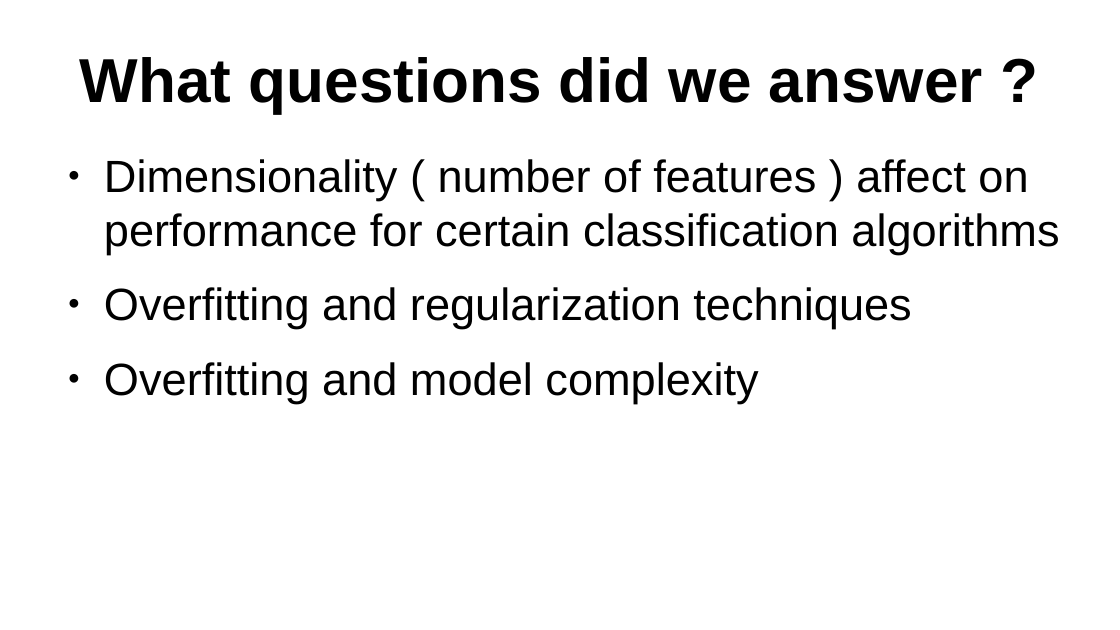
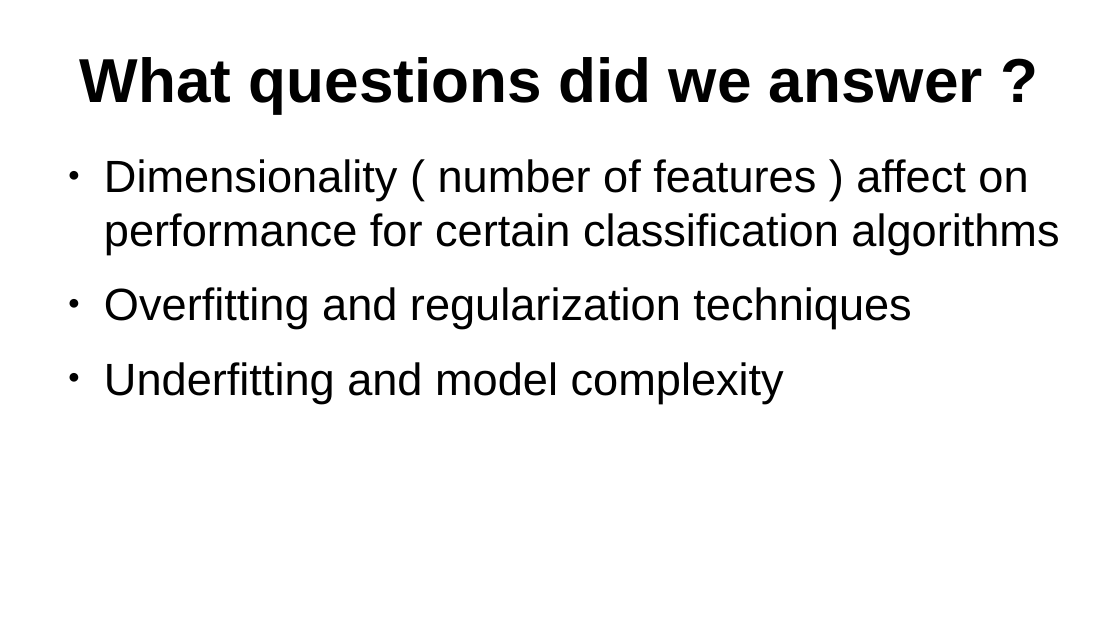
Before and after one commit to whalit/SFML-Project, a slide deck: slide 2 of presentation_Project.odp. Drawn at 1120x630 pixels with LibreOffice and Linux fonts; fonts in the diff are those of the drawing. Boxes give left, top, right and bottom in pixels: in the first picture for what was removed or moved away, otherwise in the second. Text is boxed around its words. In the diff, an @@ line names an element or a change of style, - is before the commit and + after.

```diff
--- a/presentation_Project.odp
+++ b/presentation_Project.odp
@@ text at (104, 362, 784, 403): text changed @@
-● Overfitting and model complexity
+● Underfitting and model complexity
```
Also in this commit, not shown: 4 other slides changed, 7 slides added.
